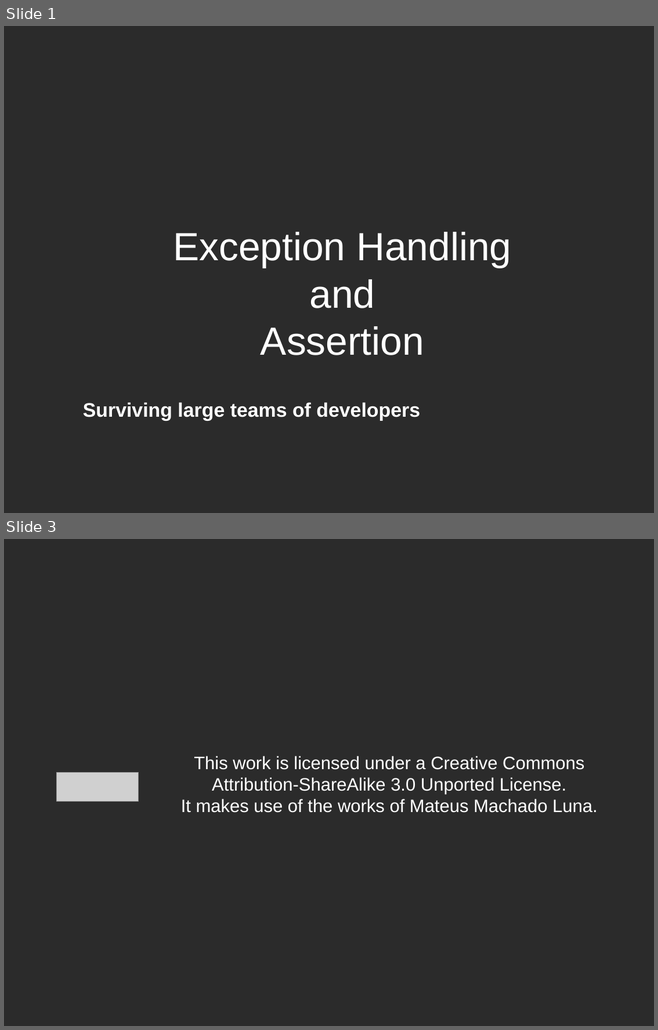
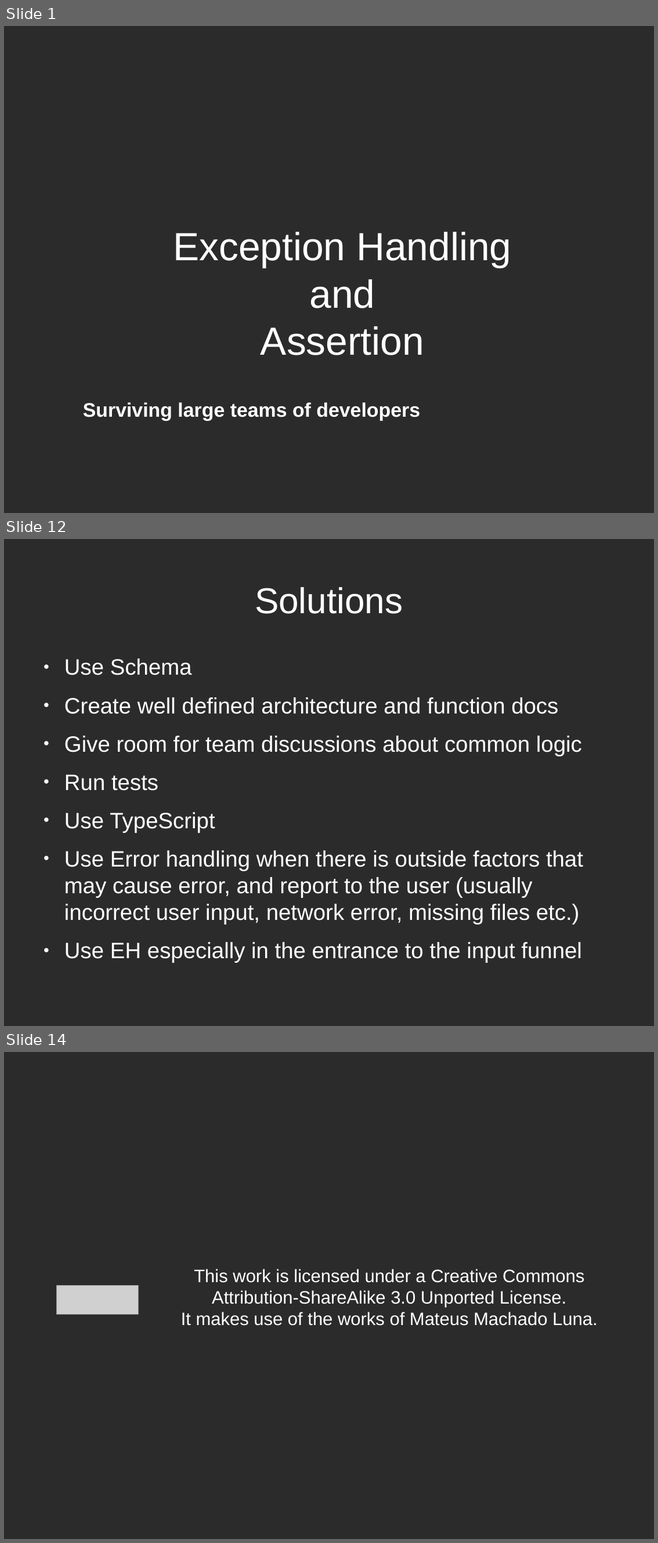
Before and after one commit to talyaron/full-stack, a slide deck: JS/exception handeling/Error Handling and Assertion.odp. Shown one above the other, each under a label of ours: slides 1 and 3 before the commit, slides 1, 12 and 14 after it; the slides between them are not shown. The pictures are 658x1030 and 658x1543 pixels, drawn with LibreOffice and Linux fonts; fonts in the diff are those of the drawing; grey boxes stand for pictures; background and template pictures are left out; a plain dark background stands for a picture behind light text. Boxes give left, top, right and bottom in pixels: in the first picture for what was removed or moved away, otherwise in the second. Text is boxed around its words. In the diff, an @@ line names an element or a change of style, - is before the commit and + after.

```diff
--- a/JS/exception handeling/Error Handling and Assertion.odp
+++ b/JS/exception handeling/Error Handling and Assertion.odp
@@ slide 12 added at (x1=4, y1=539, x2=654, y2=1026), background picture (left out) @@
@@ title added at (x1=255, y1=587, x2=402, y2=614), 44 pt, text #FFFFFF @@
+Solutions
@@ text added at (x1=64, y1=658, x2=583, y2=963), 27.2 pt, text #FFFFFF @@
+● Use Schema
+● Create well defined architecture and function docs
+● Give room for team discussions about common logic
+● Run tests
+● Use TypeScript
+● Use Error handling when there is outside factors that may cause error, and report to the user (usually incorrect user input, network error, missing files etc.)
+● Use EH especially in the entrance to the input funnel
@@ what was slide 3 is now slide 14 @@
```
Also in this commit, not shown: 11 other slides added, 1 slide removed, 3 other files.
